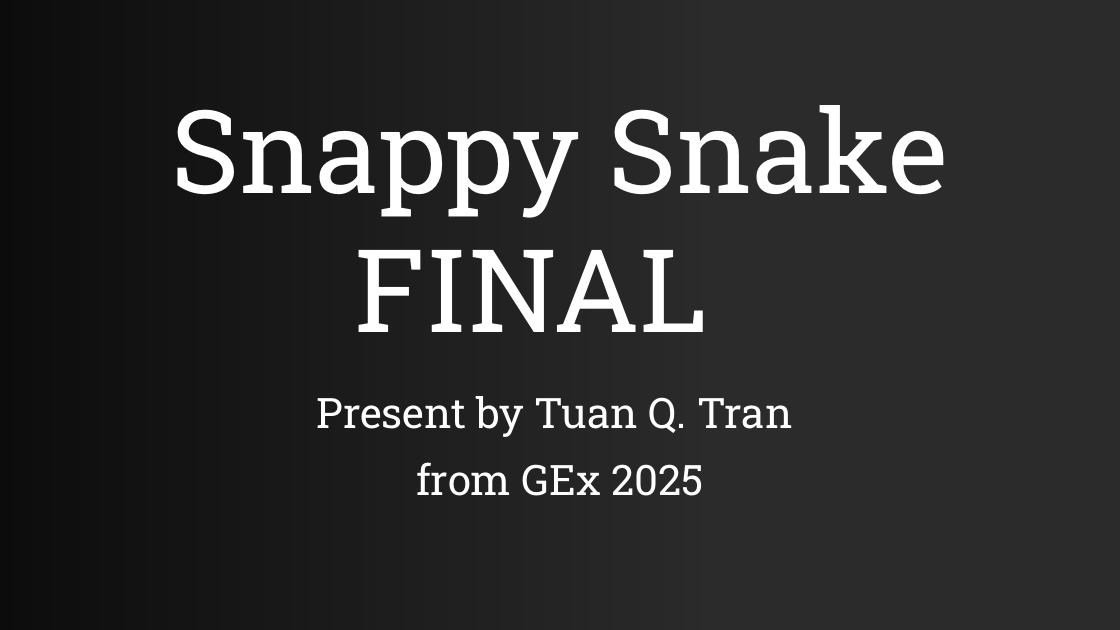
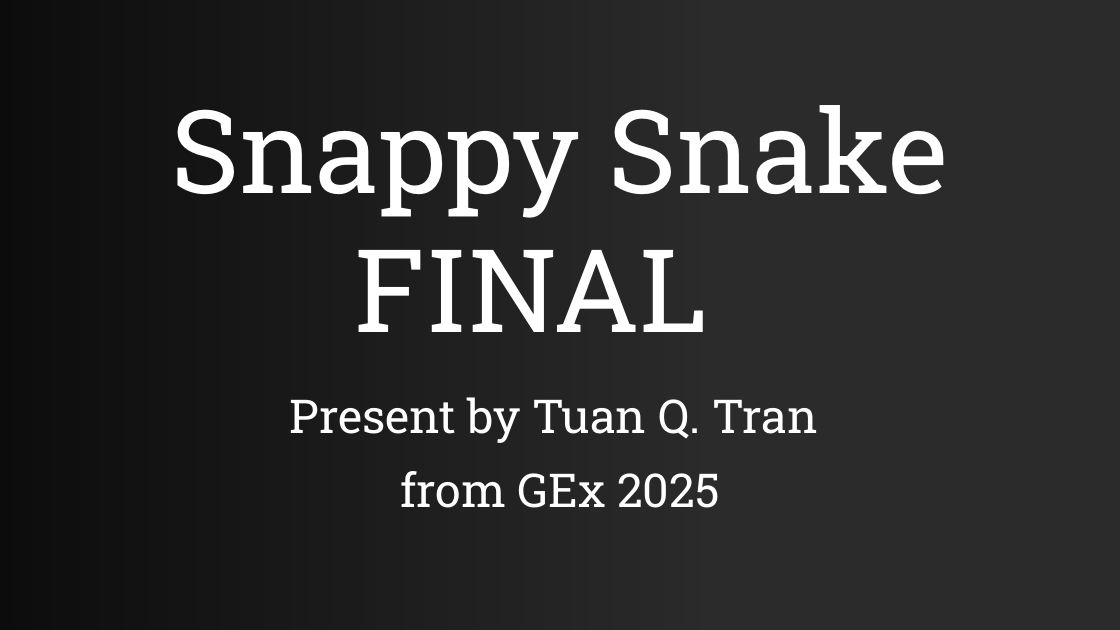
Before and after one commit to tuantranquang0607/GEx2025-Capstone-Project, a slide deck: slide 1 of Documents/Snappy Snake FINAL Presentation.pptx. Drawn at 1120x630 pixels with LibreOffice and Linux fonts; fonts in the diff are those of the drawing; background and template pictures are left out; a plain dark background stands for a picture behind light text. Boxes give left, top, right and bottom in pixels: in the first picture for what was removed or moved away, otherwise in the second. Text is boxed around its words. In the diff, an @@ line names an element or a change of style, - is before the commit and + after.

```diff
--- a/Documents/Snappy Snake FINAL Presentation.pptx
+++ b/Documents/Snappy Snake FINAL Presentation.pptx
@@ subtitle "Present by Tuan Q. Tran" at bbox=[290, 397, 818, 508]: size 36 to 40 pt @@
```
Also in this commit, not shown: 2 other slides changed, 1 slide removed, 23 other files.
